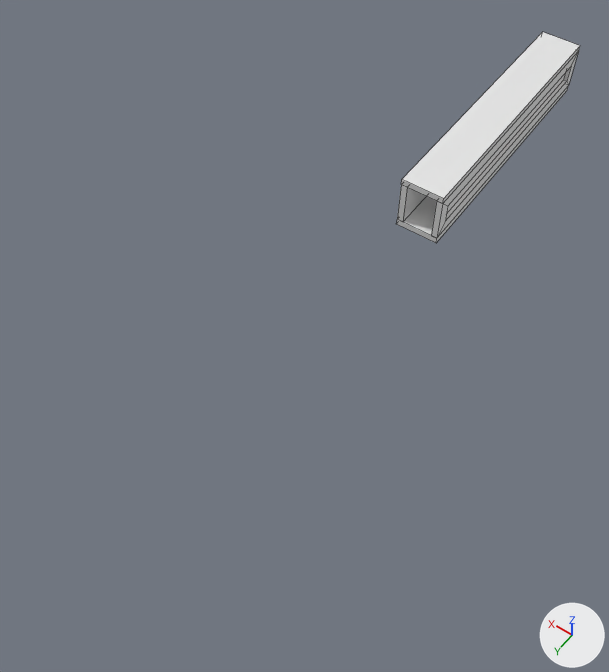
An edit to the Blender file undecided.blend, drawn before and after from the same camera.
The view is the same before and after, from a 50 mm lens placed at (-11.3, 35.5, 26.1), pointed at (0.9, 18.5, -0.6). The lights are fixed; the arrows at lower right show +X, +Y and +Z. Mesh edges are drawn as thin lines. Materials are left out; every surface is plain grey.

Before the edit, the objects in view are built like this:
```python
me_cube_001 = bpy.data.meshes.new('Cube.001')
me_cube_001.from_pydata(...)  # a box spanning x -1.0..1.0, y 0.71..1.0, z -10.61..2.69
me_cube_003 = bpy.data.meshes.new('Cube.003')
me_cube_003.from_pydata(...)  # 16 vertices, 14 faces; spans x -1.0..1.0, y 0.71..1.0, z -10.61..2.69
# before: 0 (-0.44, 0.71, -10.05) at pixel (447, 206), 2 (-1.0, 1.0, -10.61) at pixel (436, 200), 4 (0.44, 0.71, -10.05) at pixel (445, 221), 6 (1.0, 1.0, -10.61) at pixel (431, 235), 8 (-1.0, 0.71, -10.61) at pixel (442, 203)
# before: 11 (1.0, 0.71, -10.61) at pixel (436, 238), 12 (-0.44, 0.89, -10.05), 14 (0.44, 0.89, -10.05)
me_cube_004 = bpy.data.meshes.new('Cube.004')
me_cube_004.from_pydata(...)  # a box spanning x -1.0..1.0, y 0.71..1.0, z -10.6..2.69
# before: 0 (-1.0, 0.71, -10.6) at pixel (442, 203), 2 (-1.0, 1.0, -10.6) at pixel (443, 198), 4 (1.0, 0.71, -10.6) at pixel (401, 184), 6 (1.0, 1.0, -10.6) at pixel (401, 179)
me_cube_005 = bpy.data.meshes.new('Cube.005')
me_cube_005.from_pydata(...)  # 16 vertices, 14 faces; spans x -1.0..1.0, y 0.71..1.0, z -1.0..12.3
# before: 1 (-0.44, 0.71, 11.74), 3 (-1.0, 1.0, 12.3) at pixel (407, 187), 5 (0.44, 0.71, 11.74), 7 (1.0, 1.0, 12.3) at pixel (402, 222), 9 (-1.0, 0.71, 12.3) at pixel (401, 184)
# before: 10 (1.0, 0.71, 12.3) at pixel (397, 219), 13 (-0.44, 0.89, 11.74), 15 (0.44, 0.89, 11.74)
ob_cube = bpy.data.objects.new('Cube', me_cube_001)
ob_cube.location = (0.0, 0.77, -0.83)
ob_cube.rotation_euler = (1.571, 0.0, 0.0)  # degrees (90, 0, 0)
ob_cube_001 = bpy.data.objects.new('Cube.001', me_cube_005)
ob_cube_001.location = (1.71, -0.91, 1.17)
ob_cube_001.rotation_euler = (-1.571, 1.571, 0.0)  # degrees (-90, 90, 0)
ob_cube_002 = bpy.data.objects.new('Cube.002', me_cube_003)
ob_cube_002.location = (-1.71, 0.77, 1.17)
ob_cube_002.rotation_euler = (1.571, 1.571, 0.0)  # degrees (90, 90, 0)
ob_cube_003 = bpy.data.objects.new('Cube.003', me_cube_004)
ob_cube_003.location = (0.0, 0.77, 1.45)
ob_cube_003.rotation_euler = (1.571, 0.0, 0.0)  # degrees (90, 0, 0)
```
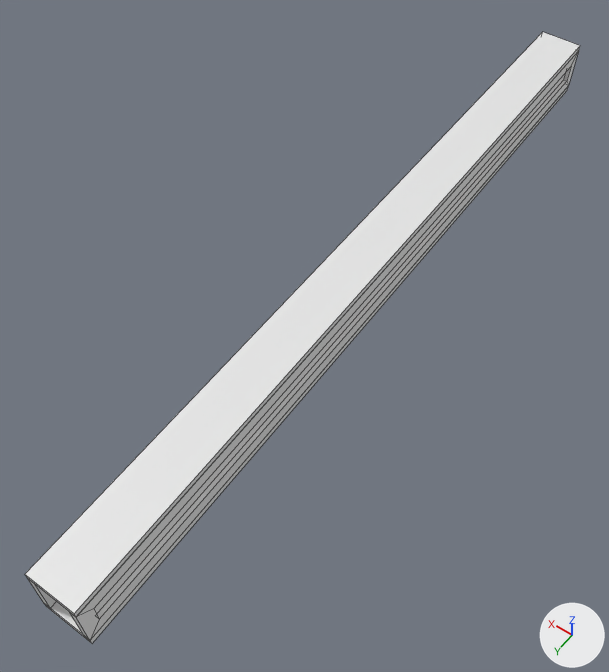
Changed parts and their boxes (x1, y1, x2, y2) in the pictures (609 x 672 px; the box of a moved part takes in the faces that stretch with it):
'Cube.003', reshaped (209% wider, 239% taller)
    before: (401, 32, 580, 204)
    after: (25, 32, 580, 617)
'Cube.002', reshaped (242% wider, 214% taller)
    before: (431, 51, 579, 238)
    after: (70, 51, 579, 640)
'Cube.004', added
    after: (46, 87, 568, 643)
'Cube', deleted
    before: (397, 87, 568, 243)
'Cube.001', reshaped
    before: (397, 185, 426, 222)
    after: (27, 578, 57, 608)
part 1 of me_cube_003, moved or reshaped
    before: (431, 90, 564, 238)
    after: (70, 90, 564, 640)

The edits, one by one:
me_cube_003 has 16 vertices, 14 faces and spans x -1.0..1.0, y 0.71..1.0, z -10.61..2.69.
me_cube_003 is used by ob_cube_002; location (-1.71, 0.77, 1.17); rotation (1.571, 1.571, 0.0), in degrees (90, 90, 0).
Part 1, on me_cube_003:
Vertices 0, 2, 4, 6, 8, 11, 12, 14 of me_cube_003 move by (0.0, 0.0, -20.97).
me_cube_004 has 8 vertices, 6 faces and spans x -1.0..1.0, y 0.71..1.0, z -10.6..2.69.
me_cube_004 is used by ob_cube_003; location (0.0, 0.77, 1.45); rotation (1.571, 0.0, 0.0), in degrees (90, 0, 0).
Part 2, on me_cube_004:
Vertices 0, 2, 4, 6 of me_cube_004 move by (0.0, 0.0, -20.97).
me_cube_005 has 16 vertices, 14 faces and spans x -1.0..1.0, y 0.71..1.0, z -1.0..12.3.
me_cube_005 is used by ob_cube_001; location (1.71, -0.91, 1.17); rotation (-1.571, 1.571, 0.0), in degrees (-90, 90, 0).
Part 3, on me_cube_005:
Vertices 1, 3, 5, 7, 9, 10, 13, 15 of me_cube_005 move by (0.0, 0.0, 20.97).
Mesh me_cube_006 is new.
It is a box spanning x -1.0..1.0, y 0.7..1.0, z -31.6..2.7.
Object 'Cube' (ob_cube) is deleted.
Object 'Cube.004' (ob_cube_004) is new; it shows me_cube_006.
Its location is (0.0, 0.77, -0.84).
Its rotation in degrees is (90, 0, 0).
